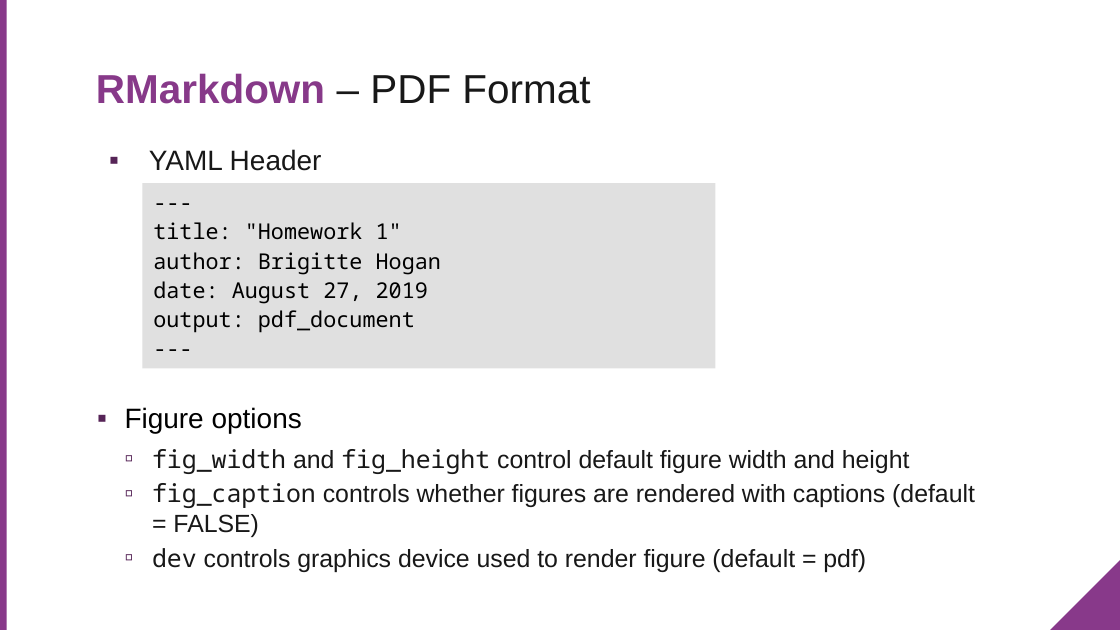
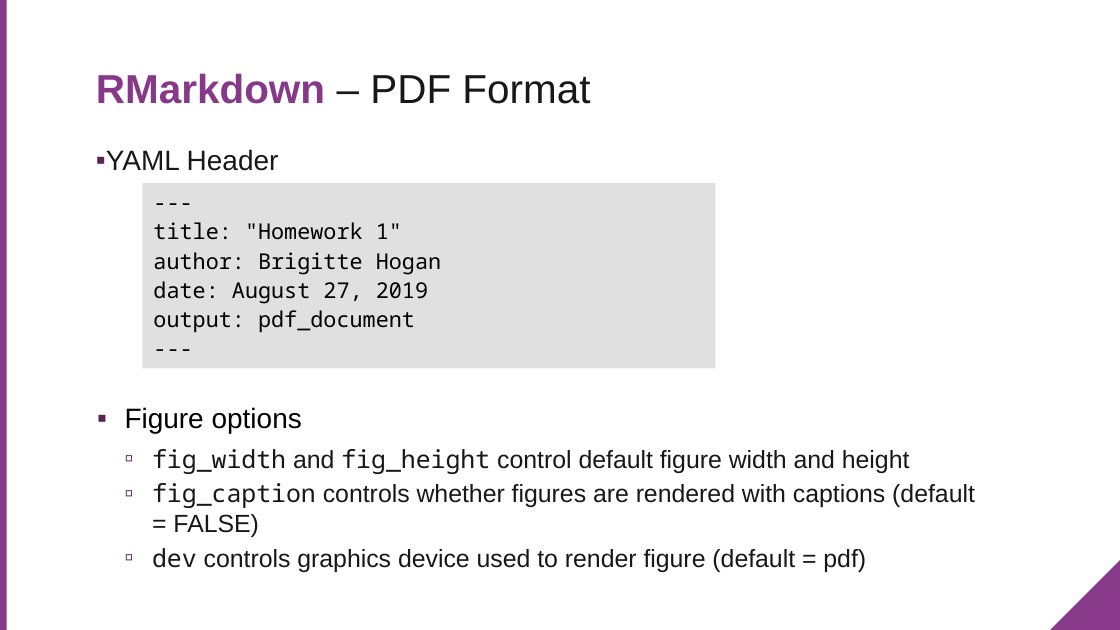
Before and after one commit to RLadiesCharlottesville/Presentations, a slide deck: slide 22 of 2019-08-27-R_Tutorial_RMarkdown_Tidyverse.pptx (slide 21 before the commit). Drawn at 1120x630 pixels with LibreOffice and Linux fonts; fonts in the diff are those of the drawing; background and template pictures are left out. Boxes give left, top, right and bottom in pixels: in the first picture for what was removed or moved away, otherwise in the second. Text is boxed around its words. In the diff, an @@ line names an element or a change of style, - is before the commit and + after.

```diff
--- a/2019-08-27-R_Tutorial_RMarkdown_Tidyverse.pptx
+++ b/2019-08-27-R_Tutorial_RMarkdown_Tidyverse.pptx
@@ text "YAML Header" at [96,149,975,572]: indent changed; less space between paragraphs; more space between paragraphs @@
@@ rectangle "---" at [142,184,716,368]: less space between paragraphs; more space between paragraphs @@
```
Also in this commit, not shown: 29 other slides changed, 2 slides added, 1 slide removed.
